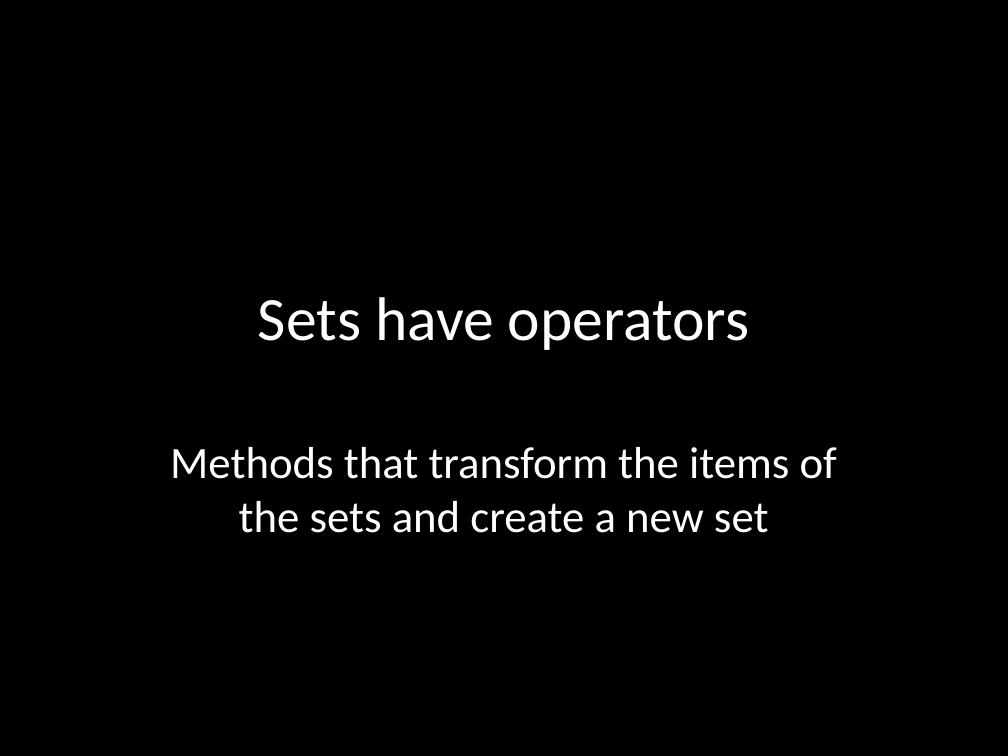
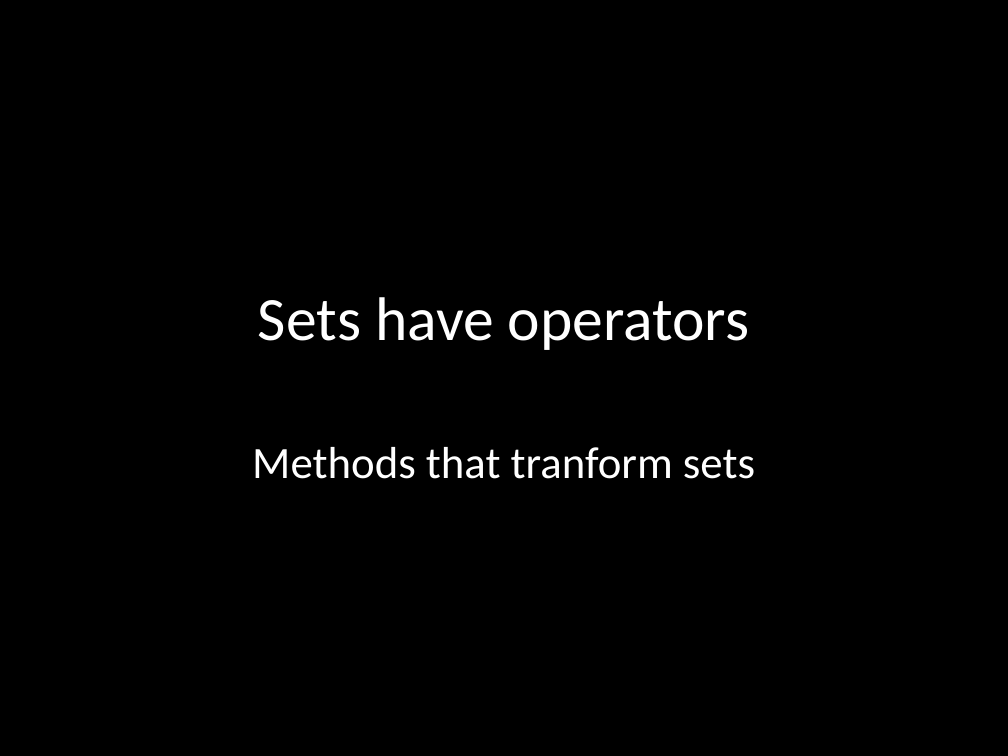
Before and after one commit to benlesh/rxjs-workshop-angular, a slide deck: slide 50 of rxjs-workshop.pptx (slide 49 before the commit). Drawn at 1008x756 pixels with LibreOffice and Linux fonts; fonts in the diff are those of the drawing. Boxes give left, top, right and bottom in pixels: in the first picture for what was removed or moved away, otherwise in the second. Text is boxed around its words. In the diff, an @@ line names an element or a change of style, - is before the commit and + after.

```diff
--- a/rxjs-workshop.pptx
+++ b/rxjs-workshop.pptx
@@ subtitle at [252,447,755,479]: text changed @@
-Methods that transform the items of the sets and create a new set
+Methods that tranform sets
```
Also in this commit, not shown: 2 other slides changed, 41 slides added, 1 other file.
